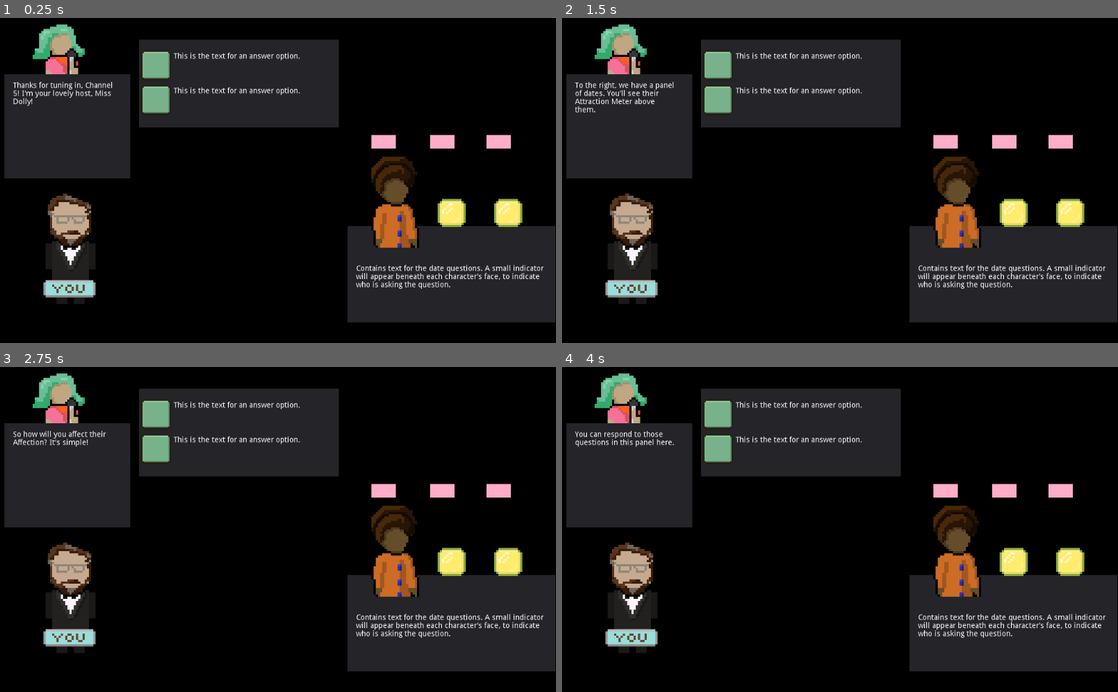
Above: before the commit, frames 1-4 (two rows, left to right).
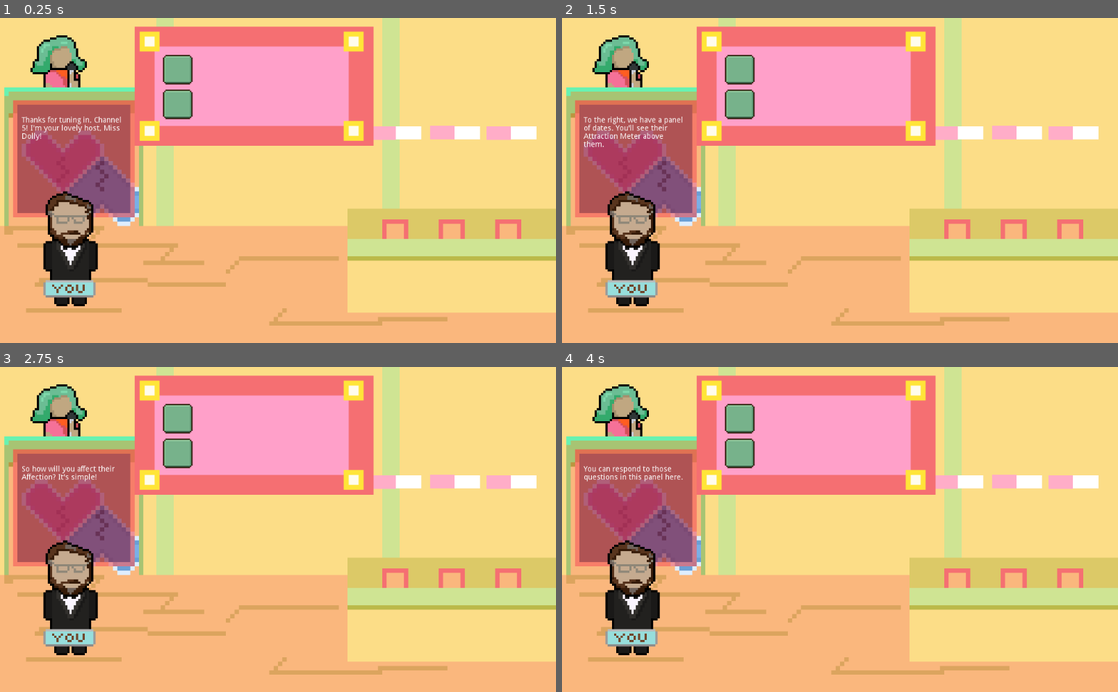
Above: after the commit, the same moments.

Repository: Clover10123/Subtraction
Game: Godot game, scene res://Scenes/GameScene.tscn
The game is run twice, just before and just after one commit, with the same random seed, the same clock (stepped at 60 frames per second) and the same inputs. This scene is started directly instead of the project's main scene.
Inputs (mouse positions are in pixels of both pictures, inside the frame that each line leads up to):
- Up to frame 1 (0.25 s): no input
- Up to frame 2 (1.5 s): tap Enter at 0.5 s; move the mouse to (962, 164) at 0.52 s; press the mouse at (962, 164) at 0.53 s; tap Space at 1.25 s; move the mouse to (728, 196) at 1.27 s; release the mouse at (728, 196) at 1.28 s; click (728, 196) at 1.35 s
- Up to frame 3 (2.75 s): tap Enter at 2 s; move the mouse to (333, 458) at 2.02 s; press the mouse at (333, 458) at 2.03 s
- Up to frame 4 (4 s): tap Space at 2.75 s; move the mouse to (812, 594) at 2.77 s; release the mouse at (812, 594) at 2.78 s; click (812, 594) at 2.85 s; tap Enter at 3.5 s; move the mouse to (1006, 578) at 3.52 s; press the mouse at (1006, 578) at 3.53 s

The runs differ from the first frame. In frame 1, 97% of the frame differs, in the area x 0-100%, y 0-100%; in frame 2, 97%; in frame 3, 97%; in frame 4, 97%.

Commit message:
Backgrounds and date changes

Diff:
--- a/Scenes/GameScene.tscn
+++ b/Scenes/GameScene.tscn
@@ -6,11 +6,9 @@
 [ext_resource path="res://textures/buttons/soft green button.png" type="Texture" id=4]
 [ext_resource path="res://textures/buttons/soft green button press.png" type="Texture" id=5]
 [ext_resource path="res://textures/buttons/soft green button hover.png" type="Texture" id=6]
-[ext_resource path="res://textures/graphics/candy sour.png" type="Texture" id=7]
 [ext_resource path="res://textures/graphics/pink bar.png" type="Texture" id=8]
 [ext_resource path="res://Scenes/Scripts/GameScene.gd" type="Script" id=9]
 [ext_resource path="res://textures/graphics/youlabel.png" type="Texture" id=10]
-[ext_resource path="res://textures/characters/dates/femdate1.png" type="Texture" id=11]
 [ext_resource path="res://Sound/main_game_track.mp3" type="AudioStream" id=12]
 [ext_resource path="res://Sound/scroll_button_sound.mp3" type="AudioStream" id=13]
 [ext_resource path="res://Sound/fm_text_effect_sound.mp3" type="AudioStream" id=14]
@@ -18,47 +16,85 @@
 [ext_resource path="res://Scenes/SpeedDatingScene.tscn" type="PackedScene" id=16]
 [ext_resource path="res://Sound/speed_dating.mp3" type="AudioStream" id=17]
 [ext_resource path="res://Sound/484344__inspectorj__bike-bell-ding-single-01-01.wav" type="AudioStream" id=18]
+[ext_resource path="res://textures/graphics/bg-gameshowstage.png" type="Texture" id=19]
+[ext_resource path="res://textures/graphics/dollypodium.png" type="Texture" id=20]
+[ext_resource path="res://textures/graphics/dollypodiumtext.png" type="Texture" id=21]
+[ext_resource path="res://textures/graphics/answerboard.png" type="Texture" id=22]
+[ext_resource path="res://textures/graphics/datepanelshort.png" type="Texture" id=23]
+[ext_resource path="res://textures/graphics/datepanelbig.png" type="Texture" id=24]
+[ext_resource path="res://textures/graphics/datechair.png" type="Texture" id=25]
 
 [node name="GameScene" type="Node2D"]
 script = ExtResource( 9 )
 
+[node name="Background" type="TextureRect" parent="."]
+margin_right = 1008.0
+margin_bottom = 592.0
+texture = ExtResource( 19 )
+__meta__ = {
+"_edit_use_anchors_": false
+}
+
 [node name="GameShowHost" type="Sprite" parent="."]
-position = Vector2( 112, 88 )
+position = Vector2( 112, 112 )
 texture = ExtResource( 2 )
 
-[node name="HostTextPanel" type="Panel" parent="GameShowHost"]
+[node name="HostTextPanel" type="TextureRect" parent="GameShowHost"]
 margin_left = -104.0
 margin_top = 16.0
 margin_right = 128.0
 margin_bottom = 208.0
-__meta__ = {
-"_edit_lock_": true,
-"_edit_use_anchors_": false
-}
+texture = ExtResource( 20 )
+__meta__ = {
+"_edit_lock_": true
+}
+
+[node name="dollypodiumtext" type="Sprite" parent="GameShowHost/HostTextPanel"]
+position = Vector2( 128, 128 )
+texture = ExtResource( 21 )
 
 [node name="HostText" type="RichTextLabel" parent="GameShowHost/HostTextPanel"]
-margin_left = 16.0
-margin_top = 14.0
-margin_right = 208.0
-margin_bottom = 182.0
-text = "This is where the host will talk to the player. This little butterscotch candy says, \"I'm the placeholder for the host's body sprite!\" This panel is where game events will be announced via text."
-__meta__ = {
-"_edit_lock_": true,
-"_edit_use_anchors_": false
-}
-
-[node name="DatePanel" type="Panel" parent="."]
+margin_left = 32.0
+margin_top = 54.0
+margin_right = 224.0
+margin_bottom = 222.0
+__meta__ = {
+"_edit_use_anchors_": false
+}
+
+[node name="DatePanel" type="TextureRect" parent="."]
 margin_left = 640.0
-margin_top = 384.0
-margin_right = 1023.0
-margin_bottom = 562.0
-__meta__ = {
-"_edit_use_anchors_": false
-}
+margin_top = 352.0
+margin_right = 1024.0
+margin_bottom = 544.0
+texture = ExtResource( 24 )
+__meta__ = {
+"_edit_use_anchors_": false
+}
+
+[node name="DateChair1" type="Sprite" parent="DatePanel"]
+position = Vector2( 192, 40 )
+texture = ExtResource( 25 )
+
+[node name="DateChair2" type="Sprite" parent="DatePanel"]
+position = Vector2( 88, 40 )
+texture = ExtResource( 25 )
+
+[node name="DateChair3" type="Sprite" parent="DatePanel"]
+position = Vector2( 296, 40 )
+texture = ExtResource( 25 )
 
 [node name="Date1" type="Sprite" parent="DatePanel"]
-position = Vector2( 88, -24 )
-texture = ExtResource( 11 )
+position = Vector2( 88, -8 )
+
+[node name="AffectionBG1" type="ColorRect" parent="DatePanel/Date1"]
+margin_left = -44.0
+margin_top = -144.0
+margin_right = 48.0
+margin_bottom = -120.0
+__meta__ = {
+"_edit_use_anchors_": false
+}
 
 [node name="Date1Affection" type="TextureProgress" parent="DatePanel/Date1"]
 margin_left = -44.0
@@ -73,10 +109,42 @@
 }
 
 [node name="Date2" type="Sprite" parent="DatePanel"]
-position = Vector2( 192, -24 )
-texture = ExtResource( 7 )
+position = Vector2( 192, -8 )
+
+[node name="AffectionBG2" type="ColorRect" parent="DatePanel/Date2"]
+margin_left = -40.0
+margin_top = -144.0
+margin_right = 52.0
+margin_bottom = -120.0
+__meta__ = {
+"_edit_use_anchors_": false
+}
 
 [node name="Date2Affection" type="TextureProgress" parent="DatePanel/Date2"]
+margin_left = -40.0
+margin_top = -145.0
+margin_right = 50.0
+margin_bottom = -120.0
+step = 0.0
+value = 50.0
+texture_progress = ExtResource( 8 )
+__meta__ = {
+"_edit_use_anchors_": false
+}
+
+[node name="Date3" type="Sprite" parent="DatePanel"]
+position = Vector2( 296, -8 )
+
+[node name="AffectionBG3" type="ColorRect" parent="DatePanel/Date3"]
+margin_left = -40.0
+margin_top = -144.0
+margin_right = 52.0
+margin_bottom = -120.0
+__meta__ = {
+"_edit_use_anchors_": false
+}
+
+[node name="Date3Affection" type="TextureProgress" parent="DatePanel/Date3"]
 margin_left = -40.0
 margin_top = -144.0
 margin_right = 50.0
@@ -88,33 +156,18 @@
 "_edit_use_anchors_": false
 }
 
-[node name="Date3" type="Sprite" parent="DatePanel"]
-position = Vector2( 296, -24 )
-texture = ExtResource( 7 )
-
-[node name="Date3Affection" type="TextureProgress" parent="DatePanel/Date3"]
-margin_left = -40.0
-margin_top = -144.0
-margin_right = 50.0
-margin_bottom = -119.0
-step = 0.0
-value = 50.0
-texture_progress = ExtResource( 8 )
-__meta__ = {
-"_edit_use_anchors_": false
-}
-
-[node name="Panel" type="Panel" parent="DatePanel"]
-margin_top = 40.0
+[node name="Panel" type="TextureRect" parent="DatePanel"]
+margin_top = 56.0
 margin_right = 383.0
-margin_bottom = 176.0
+margin_bottom = 192.0
+texture = ExtResource( 23 )
 
 [node name="QuestionLabel" type="RichTextLabel" parent="DatePanel/Panel"]
 margin_left = 16.0
-margin_top = 32.0
+margin_top = 48.0
 margin_right = 368.0
-margin_bottom = 152.0
-text = "Contains text for the date questions. A small indicator will appear beneath each character's face, to indicate who is asking the question."
+margin_bottom = 126.0
+custom_colors/default_color = Color( 0, 0, 0, 1 )
 __meta__ = {
 "_edit_use_anchors_": false
 }
@@ -123,19 +176,20 @@
 position = Vector2( 128, 416 )
 texture = ExtResource( 3 )
 
-[node name="AnswerPanel" type="Panel" parent="."]
-margin_left = 256.0
-margin_top = 40.0
-margin_right = 624.0
-margin_bottom = 202.0
-__meta__ = {
-"_edit_use_anchors_": false
-}
+[node name="AnswerPanel" type="TextureRect" parent="."]
+margin_left = 248.0
+margin_top = 16.0
+margin_right = 688.0
+margin_bottom = 240.0
+texture = ExtResource( 22 )
+expand = true
+stretch_mode = 5
 
 [node name="Option1" type="TextureButton" parent="AnswerPanel"]
-margin_top = 16.0
-margin_right = 64.0
-margin_bottom = 80.0
+margin_left = 48.0
+margin_top = 48.0
+margin_right = 112.0
+margin_bottom = 112.0
 texture_normal = ExtResource( 4 )
 texture_pressed = ExtResource( 5 )
 texture_hover = ExtResource( 6 )
@@ -150,12 +204,13 @@
 margin_top = 8.0
 margin_right = 344.0
 margin_bottom = 56.0
-text = "This is the text for an answer option."
+custom_colors/default_color = Color( 0, 0, 0, 1 )
 
 [node name="Option2" type="TextureButton" parent="AnswerPanel"]
-margin_top = 80.0
-margin_right = 64.0
-margin_bottom = 144.0
+margin_left = 48.0
+margin_top = 112.0
+margin_right = 112.0
+margin_bottom = 176.0
 texture_normal = ExtResource( 4 )
 texture_pressed = ExtResource( 5 )
 texture_hover = ExtResource( 6 )
@@ -170,7 +225,7 @@
 margin_top = 8.0
 margin_right = 344.0
 margin_bottom = 56.0
-text = "This is the text for an answer option."
+custom_colors/default_color = Color( 0, 0, 0, 1 )
 
 [node name="youlabel" type="Sprite" parent="."]
 position = Vector2( 128, 408 )
@@ -202,4 +257,5 @@
 
 [connection signal="mouse_entered" from="AnswerPanel/Option1" to="." method="_on_Option1_mouse_entered"]
 [connection signal="pressed" from="AnswerPanel/Option1" to="." method="_on_Option1_pressed"]
+[connection signal="mouse_entered" from="AnswerPanel/Option2" to="." method="_on_Option2_mouse_entered"]
 [connection signal="pressed" from="AnswerPanel/Option2" to="." method="_on_Option2_pressed"]
--- a/Scenes/IntroScene.tscn
+++ b/Scenes/IntroScene.tscn
@@ -17,6 +17,7 @@
 [ext_resource path="res://textures/buttons/soft vanilla button press.png" type="Texture" id=15]
 [ext_resource path="res://textures/buttons/soft vanilla button hover.png" type="Texture" id=16]
 [ext_resource path="res://Scenes/SettingsMenu.tscn" type="PackedScene" id=17]
+[ext_resource path="res://textures/graphics/bg-introscene.png" type="Texture" id=18]
 
 [sub_resource type="Animation" id=1]
 resource_name = "intro1"
@@ -131,6 +132,14 @@
 
 [node name="IntroScene" type="Node2D"]
 script = ExtResource( 13 )
+
+[node name="Background" type="TextureRect" parent="."]
+margin_right = 40.0
+margin_bottom = 40.0
+texture = ExtResource( 18 )
+__meta__ = {
+"_edit_use_anchors_": false
+}
 
 [node name="Dolly" type="TextureRect" parent="."]
 margin_left = 192.0
@@ -252,6 +261,7 @@
 
 [node name="SettingsMenu" parent="." instance=ExtResource( 17 )]
 position = Vector2( 72, 24 )
+
 [connection signal="pressed" from="IntroDialoguePanel/YesButton" to="." method="_on_YesButton_pressed"]
 [connection signal="pressed" from="IntroDialoguePanel/ProceedTextButton" to="." method="_on_ProceedTextButton_pressed"]
 [connection signal="pressed" from="IntroDialoguePanel/PlayButton" to="." method="_on_PlayButton_pressed"]
--- a/Scenes/Scripts/GameScene.gd
+++ b/Scenes/Scripts/GameScene.gd
@@ -88,6 +88,7 @@
 	return ret
 
 func updateDates():
+	var startSize = dates.size()
 	if(dates.size()>=1):
 		$DatePanel/Date1/Date1Affection.set_value(dates.get(0).attraction)
 	if(dates.size()>=2):
@@ -95,6 +96,8 @@
 	if(dates.size()>=3):
 		$DatePanel/Date3/Date3Affection.set_value(dates.get(2).attraction)
 	dates.update()
+	if(dates.size() < startSize):
+		$ElimSound.play()
 
 func initDating():
 	state = GameState.PANEL
--- a/Scenes/SpeedDatingScene.tscn
+++ b/Scenes/SpeedDatingScene.tscn
@@ -9,61 +9,77 @@
 [ext_resource path="res://Scenes/Scripts/SpeedDating.gd" type="Script" id=7]
 [ext_resource path="res://Sound/select_button_sound.mp3" type="AudioStream" id=8]
 [ext_resource path="res://Sound/scroll_button_sound.mp3" type="AudioStream" id=9]
+[ext_resource path="res://textures/graphics/dollypodium.png" type="Texture" id=10]
+[ext_resource path="res://textures/graphics/dollypodiumtext.png" type="Texture" id=11]
+[ext_resource path="res://textures/graphics/bg-stagespotlights.png" type="Texture" id=12]
+[ext_resource path="res://textures/graphics/answerboard.png" type="Texture" id=13]
 
 [node name="SpeedDatingScene" type="Node2D"]
 script = ExtResource( 7 )
+
+[node name="Background" type="TextureRect" parent="."]
+margin_right = 40.0
+margin_bottom = 40.0
+texture = ExtResource( 12 )
+__meta__ = {
+"_edit_use_anchors_": false
+}
 
 [node name="Dolly" type="Sprite" parent="."]
 position = Vector2( 504, 136 )
 texture = ExtResource( 3 )
 
-[node name="DollysPanel" type="Panel" parent="."]
-margin_left = 392.0
-margin_top = 168.0
+[node name="DollysPanel" type="TextureRect" parent="."]
+margin_left = 384.0
+margin_top = 144.0
 margin_right = 640.0
-margin_bottom = 304.0
+margin_bottom = 400.0
+texture = ExtResource( 10 )
 __meta__ = {
 "_edit_use_anchors_": false
 }
 
+[node name="dollypodiumtext" type="Sprite" parent="DollysPanel"]
+position = Vector2( 128, 128 )
+texture = ExtResource( 11 )
+
 [node name="DollyText" type="RichTextLabel" parent="DollysPanel"]
-margin_left = 8.0
-margin_top = 8.0
-margin_right = 240.0
-margin_bottom = 128.0
-text = "Dolly's text box"
+margin_left = 32.0
+margin_top = 40.0
+margin_right = 224.0
+margin_bottom = 184.0
+__meta__ = {
+"_edit_use_anchors_": false
+}
 
-[node name="PlayerSprite" type="Sprite" parent="."]
-position = Vector2( 224, 440 )
-texture = ExtResource( 4 )
-
-[node name="youlabel" type="Sprite" parent="PlayerSprite"]
-texture = ExtResource( 1 )
-
-[node name="DatePanel" type="Panel" parent="."]
-margin_left = 312.0
+[node name="DatePanel" type="TextureRect" parent="."]
+margin_left = 288.0
 margin_top = 336.0
-margin_right = 704.0
-margin_bottom = 544.0
+margin_right = 728.0
+margin_bottom = 560.0
+texture = ExtResource( 13 )
+stretch_mode = 5
 __meta__ = {
 "_edit_use_anchors_": false
 }
 
 [node name="DateQuestionText" type="RichTextLabel" parent="DatePanel"]
-margin_left = 24.0
-margin_top = 8.0
-margin_right = 368.0
-margin_bottom = 64.0
-text = "Text box for date questions."
+margin_left = 48.0
+margin_top = 5.0
+margin_right = 384.0
+margin_bottom = 40.0
+custom_colors/default_color = Color( 0, 0, 0, 1 )
+fit_content_height = true
+scroll_active = false
 __meta__ = {
 "_edit_use_anchors_": false
 }
 
 [node name="Option1Button" type="TextureButton" parent="DatePanel"]
-margin_left = 8.0
-margin_top = 72.0
-margin_right = 72.0
-margin_bottom = 136.0
+margin_left = 40.0
+margin_top = 40.0
+margin_right = 104.0
+margin_bottom = 104.0
 texture_normal = ExtResource( 2 )
 expand = true
 stretch_mode = 4
@@ -76,16 +92,17 @@
 margin_top = 8.0
 margin_right = 368.0
 margin_bottom = 56.0
-text = "Option Text"
+custom_colors/default_color = Color( 0, 0, 0, 1 )
 __meta__ = {
+"_edit_lock_": true,
 "_edit_use_anchors_": false
 }
 
 [node name="Option2Button" type="TextureButton" parent="DatePanel"]
-margin_left = 8.0
-margin_top = 136.0
-margin_right = 72.0
-margin_bottom = 200.0
+margin_left = 40.0
+margin_top = 104.0
+margin_right = 104.0
+margin_bottom = 168.0
 texture_normal = ExtResource( 2 )
 expand = true
 stretch_mode = 4
@@ -98,13 +115,21 @@
 margin_top = 8.0
 margin_right = 360.0
 margin_bottom = 56.0
-text = "Option Text"
+custom_colors/default_color = Color( 0, 0, 0, 1 )
 __meta__ = {
+"_edit_lock_": true,
 "_edit_use_anchors_": false
 }
 
+[node name="PlayerSprite" type="Sprite" parent="."]
+position = Vector2( 248, 432 )
+texture = ExtResource( 4 )
+
+[node name="youlabel" type="Sprite" parent="PlayerSprite"]
+texture = ExtResource( 1 )
+
 [node name="Date" type="Sprite" parent="."]
-position = Vector2( 784, 432 )
+position = Vector2( 750.74, 431.37 )
 texture = ExtResource( 5 )
 
 [node name="SettingsMenu" parent="." instance=ExtResource( 6 )]
Not shown: 1 places in Scenes/GameScene.tscn that only renumber resources
Not shown: 1 places in Scenes/IntroScene.tscn that only renumber resources
Not shown, removed: Scenes/Scripts/.#GameScene.gd
Not shown: 1 places in Scenes/SpeedDatingScene.tscn that only renumber resources
Binary file added: textures/graphics/answerboard.png
Not shown, added: textures/graphics/answerboard.png.import
Binary file added: textures/graphics/bg-gameshowstage.png
Not shown, added: textures/graphics/bg-gameshowstage.png.import
Binary file added: textures/graphics/bg-introscene.png
Not shown, added: textures/graphics/bg-introscene.png.import
Binary file added: textures/graphics/bg-stagespotlights.png
Not shown, added: textures/graphics/bg-stagespotlights.png.import
(and 10 more such lines)
